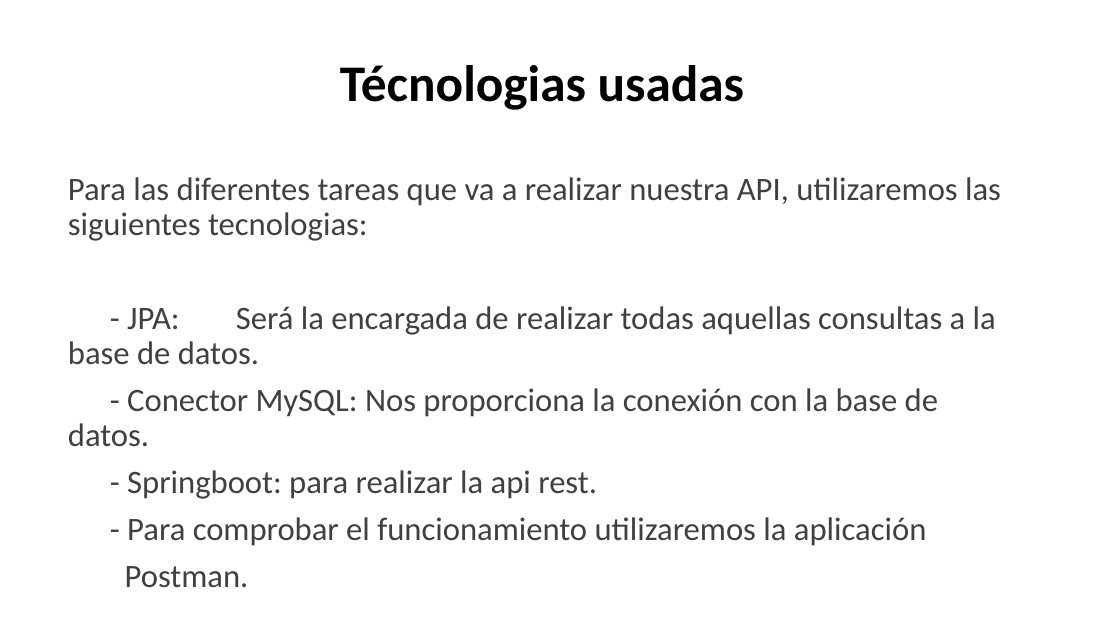
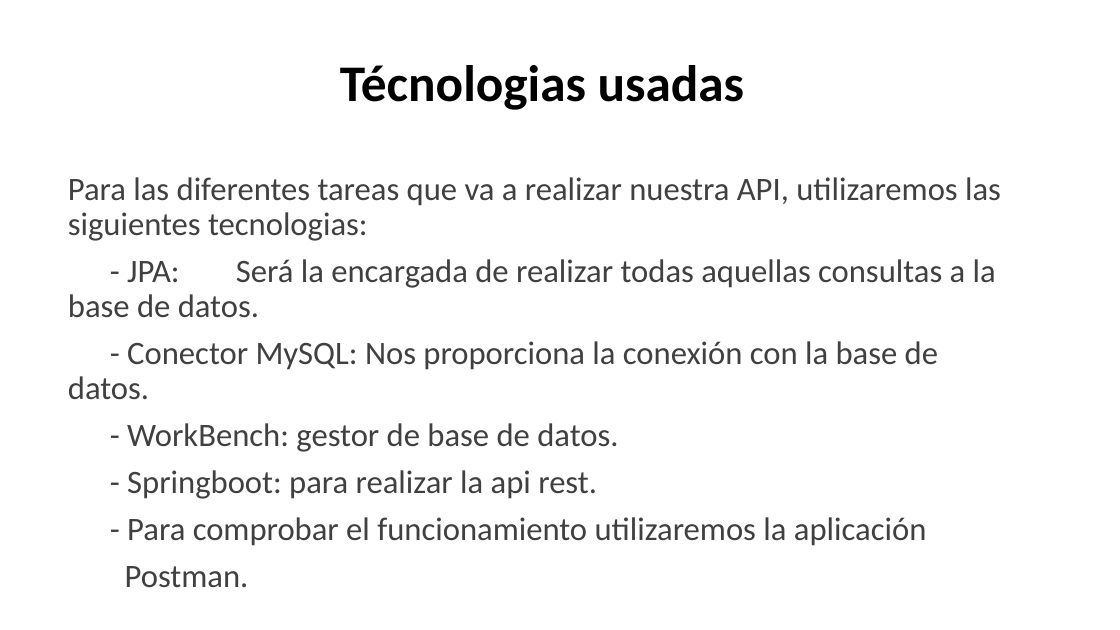
Before and after one commit to Peypa0512/Proyecto_Final, a slide deck: slide 19 of Presentación proyecto.pptx. Drawn at 1120x630 pixels with LibreOffice and Linux fonts; fonts in the diff are those of the drawing. Boxes give left, top, right and bottom in pixels: in the first picture for what was removed or moved away, otherwise in the second. Text is boxed around its words. In the diff, an @@ line names an element or a change of style, - is before the commit and + after.

```diff
--- a/Presentación proyecto.pptx
+++ b/Presentación proyecto.pptx
@@ text at box(127, 423, 618, 452): paragraph added @@
+- WorkBench: gestor de base de datos.
```
Also in this commit, not shown: 1 other slide changed, 3 other files.
